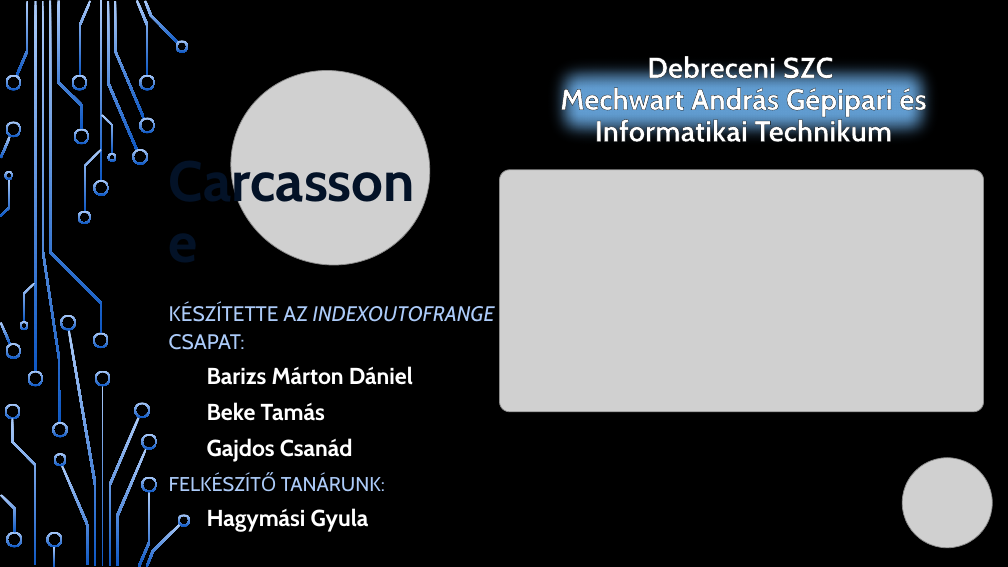
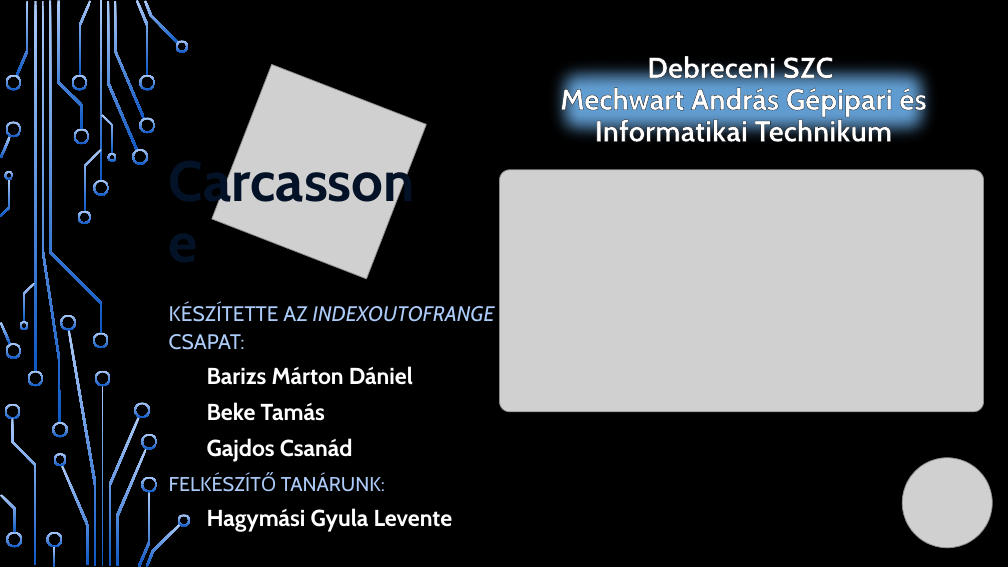
Before and after one commit to GhostLead/aaaaaaaaaaaaaaaaaaaa, a slide deck: slide 1 of Prezentáció.pptx. Drawn at 1008x567 pixels with LibreOffice and Linux fonts; fonts in the diff are those of the drawing; grey boxes stand for pictures; background and template pictures are left out. Boxes give left, top, right and bottom in pixels: in the first picture for what was removed or moved away, otherwise in the second. Text is boxed around its words. In the diff, an @@ line names an element or a change of style, - is before the commit and + after.

```diff
--- a/Prezentáció.pptx
+++ b/Prezentáció.pptx
@@ picture at [212,64,426,278]: rotation 298 to 21 degrees @@
@@ subtitle at [207,508,453,532]: text changed @@
-  Hagymási Gyula
+  Hagymási Gyula Levente
```
Also in this commit, not shown: 2 other slides changed.
